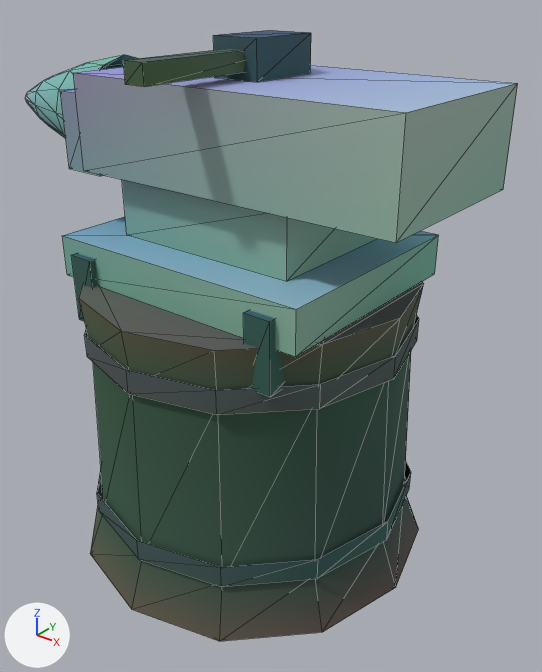
Before and after pictures for a commit that changed the glTF model assets/kit/anvil.glb.
One viewpoint serves both versions: a 50 mm lens placed at (0.67, -0.791, 0.841), pointed at (0.006, 0.04, 0.326). Lighting does not change. The marker at lower left points along +X, +Y and +Z. The older version comes first. Mesh edges are drawn as thin lines. Where no turn or scale is listed for an object, it has been applied to the vertices. Vertices at exactly the same position are counted once.

The scene before the commit, as lines of its bpy script (objects in view):
```python
me_anvil_horn = bpy.data.meshes.new('anvil_horn')
me_anvil_horn.from_pydata(...)  # 48 vertices, 82 faces; spans x -0.25..0.0, y -0.085..0.085, z -0.085..0.085
me_anvil_horn.materials.append(mat_m_steel)
me_anvil_iron = bpy.data.meshes.new('anvil_iron')
me_anvil_iron.from_pydata(...)  # a box spanning x -0.21..0.21, y -0.17..0.17, z 0.44..0.5; a box spanning x -0.14..0.15, y -0.11..0.11, z 0.5..0.59; a box spanning x -0.19..0.31, y -0.135..0.135, z 0.59..0.72; a box spanning x -0.25..-0.18, y -0.115..0.115, z 0.58..0.69
me_anvil_iron.materials.append(mat_m_steel)
me_stump = bpy.data.meshes.new('stump')
me_stump.from_pydata(...)  # 48 vertices, 92 faces; spans x -0.28..0.28, y -0.28..0.28, z 0.0..0.44
me_stump.materials.append(mat_m_wood)
me_stump_hoop_001 = bpy.data.meshes.new('stump_hoop.001')
me_stump_hoop_001.from_pydata(...)  # 24 vertices, 24 faces; spans x -0.248..0.248, y -0.248..0.248, z 0.35..0.385
me_stump_hoop_001.materials.append(mat_m_iron)
ob_anvil_horn = bpy.data.objects.new('anvil_horn', me_anvil_horn)
ob_anvil_horn.location = (-0.24, 0.0, 0.645)
ob_anvil_iron = bpy.data.objects.new('anvil_iron', me_anvil_iron)
ob_anvil_iron.location = (0.0, 0.0, 0.0)
ob_stump = bpy.data.objects.new('stump', me_stump)
ob_stump.location = (0.0, 0.0, 0.0)
ob_stump_hoop_001 = bpy.data.objects.new('stump_hoop.001', me_stump_hoop_001)
ob_stump_hoop_001.location = (0.0, 0.0, 0.0)
# also in view: 'stump_hoop' at (0.0, 0.0, 0.097); 'hammer_haft' at (0.025, -0.07, 0.743); 'anvil_hoops' at (0.0, 0.0, 0.575)
```
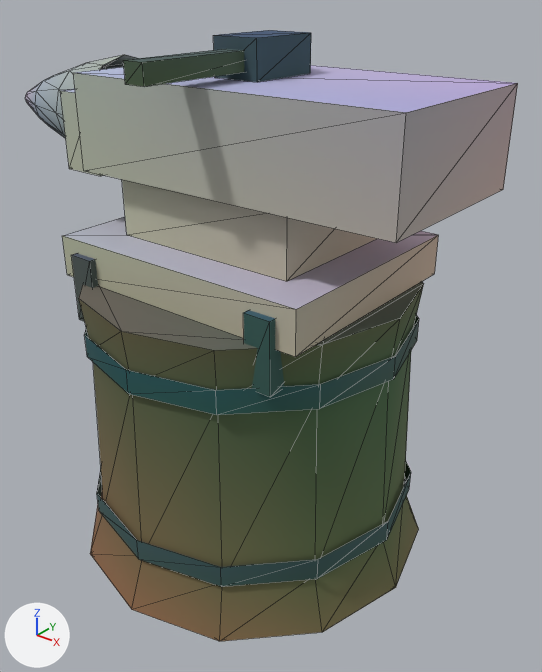
Pixel boxes [x1, y1, x2, y2] of what changed, in the pictures (542 x 672 px):
part 1 of me_stump, recoloured (cyan to green)
    both: [98, 284, 424, 632]
part 2 of me_stump, recoloured
    both: [79, 299, 419, 641]
part 3 of me_stump, recoloured
    both: [90, 489, 322, 641]
part 4 of me_stump, recoloured
    both: [79, 282, 424, 345]
part 5 of me_anvil_iron, recoloured
    both: [60, 65, 518, 357]
part 6 of me_anvil_horn, recoloured (cyan to light grey)
    both: [26, 63, 106, 118]
part 7 of me_anvil_horn, recoloured
    both: [56, 55, 137, 135]
part 8 of me_anvil_horn, recoloured (green to pale blue)
    both: [35, 105, 66, 139]
part 9 of me_anvil_horn, recoloured
    both: [25, 91, 36, 113]

Edits to the bpy script that builds the scene:
```text
Change me_stump:
    where me_stump.from_pydata(...)  # 48 vertices, 92 faces; spans x -0.28..0.28, y -0.28..0.28, z 0.0..0.44
    used by ob_stump; location = (0.0, 0.0, 0.0)
    me_stump part 1: 29 faces centred in x -0.151..0.249, y -0.236..0.236, z 0.053..0.413 are repainted in the vertex colours; the middle colour goes from cyan #60c4c9 to green #a8e6c9
    me_stump part 2: 27 faces centred in x -0.236..0.257, y -0.236..0.249, z 0.027..0.413 are repainted in the vertex colours; the middle colour goes from cyan #5cd3c9 to pale green #c3dfc9
    me_stump part 3: 26 faces centred in x -0.257..0.221, y -0.257..0.257, z 0.0..0.053 are repainted in the vertex colours; the middle colour goes from cyan #97ccca to pale yellow #ece4ca
    me_stump part 4: 10 faces centred in x -0.228..0.228, y -0.197..0.197, z 0.44 are repainted in the vertex colours; the middle colour goes from blue #a4d0ff to blue #c3e1ff
Change me_anvil_iron:
    where me_anvil_iron.from_pydata(...)  # 32 vertices, 48 faces; spans x -0.25..0.31, y -0.17..0.17, z 0.44..0.72
    used by ob_anvil_iron; location = (0.0, 0.0, 0.0)
    me_anvil_iron part 5: 48 faces centred in x -0.25..0.31, y -0.17..0.17, z 0.44..0.72 are repainted in the vertex colours, in many colours
Change me_anvil_horn:
    where me_anvil_horn.from_pydata(...)  # 48 vertices, 82 faces; spans x -0.25..0.0, y -0.085..0.085, z -0.085..0.085
    used by ob_anvil_horn; location = (-0.24, 0.0, 0.645)
    me_anvil_horn part 6: 19 faces centred in x -0.203..-0.12, y -0.054..0.056, z -0.009..0.056 are repainted in the vertex colours; the middle colour goes from cyan #9bdfdb to light grey #cbd2db
    me_anvil_horn part 7: 21 faces centred in x -0.06..-0.03, y -0.076..0.076, z -0.076..0.076 are repainted in the vertex colours; the middle colour goes from green #99dfc6 to light grey #c6d2c6
    me_anvil_horn part 8: 14 faces centred in x -0.15..-0.06, y -0.056..0.054, z -0.071..-0.011 are repainted in the vertex colours; the middle colour goes from green #a3decf to pale blue #bccdcf
    me_anvil_horn part 9: 18 faces centred in x -0.227..-0.203, y -0.023..0.021, z -0.03..0.03 are repainted in the vertex colours; the middle colour goes from pale blue #c9dee3 to pale pink #e4cfe3
```
